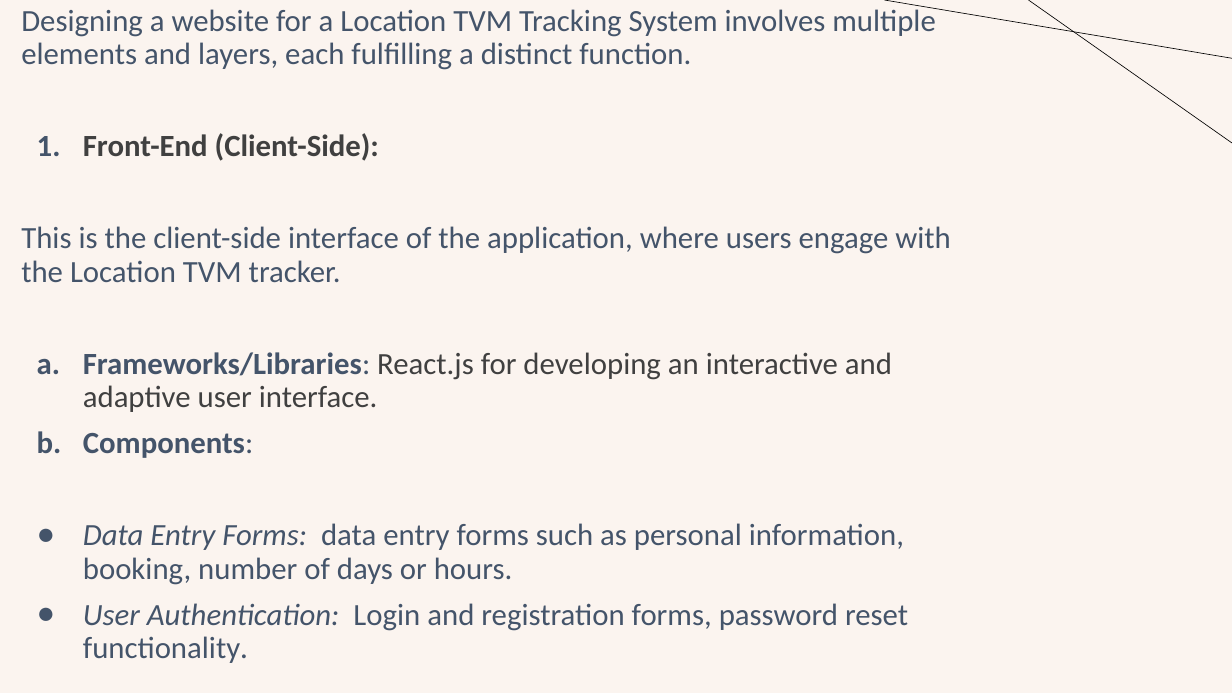
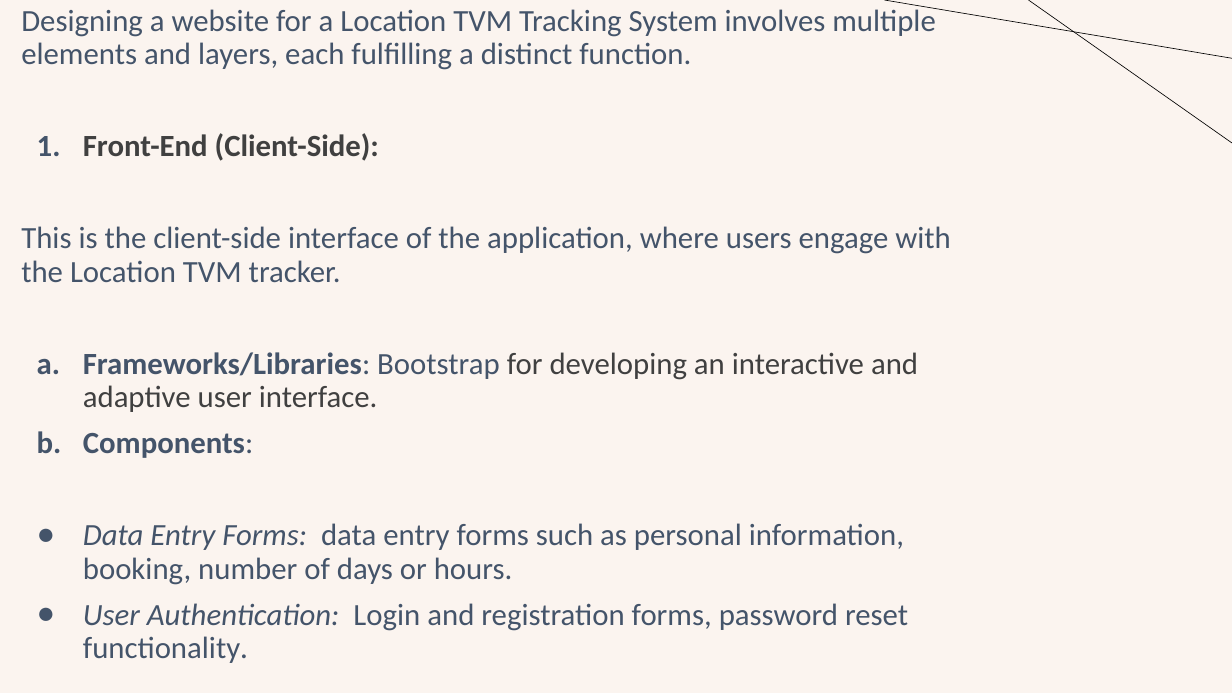
Before and after one commit to achrafkassimi/Portfolio_LocationTVM_Pitch, a slide deck: slide 6 of doc/Location TVM.pptx. Drawn at 1232x693 pixels with LibreOffice and Linux fonts; fonts in the diff are those of the drawing. Boxes give left, top, right and bottom in pixels: in the first picture for what was removed or moved away, otherwise in the second. Text is boxed around its words. In the diff, an @@ line names an element or a change of style, - is before the commit and + after.

```diff
--- a/doc/Location TVM.pptx
+++ b/doc/Location TVM.pptx
@@ text at <box>83,352,918,412</box>: text changed @@
-a. Frameworks/Libraries: React.js for developing an interactive and adaptive user interface.
+a. Frameworks/Libraries: Bootstrap for developing an interactive and adaptive user interface.
```
Also in this commit, not shown: 2 other slides changed.
